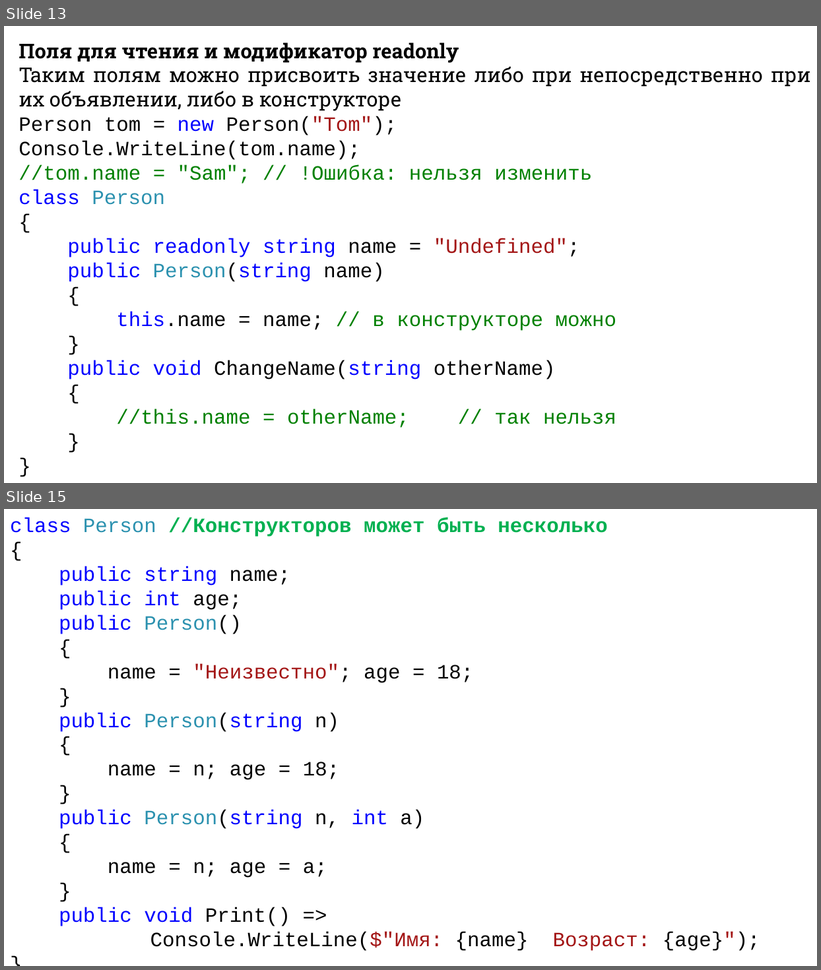
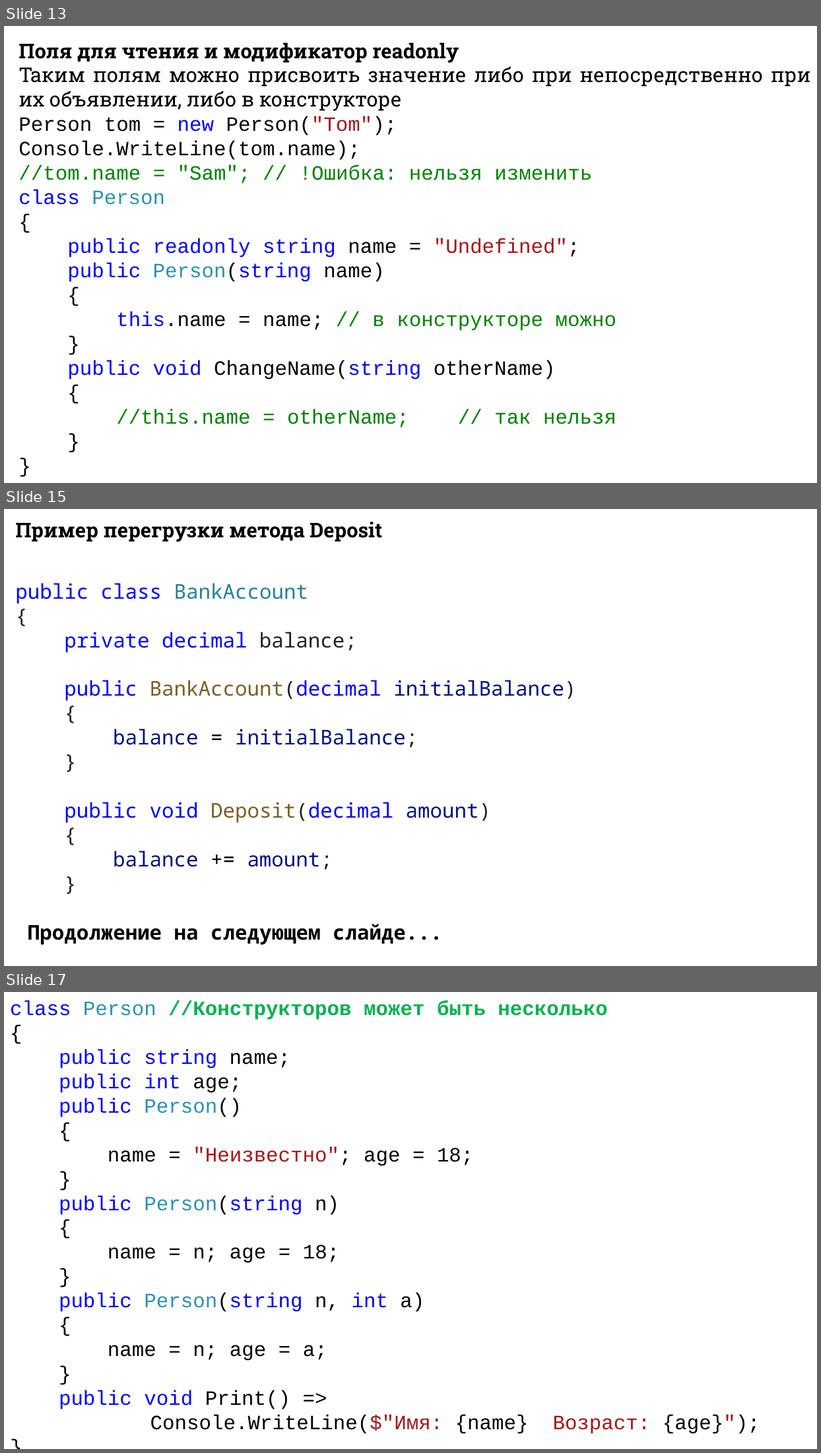
Before and after one commit to DaniilKlyukin/ITiP-1, a slide deck: Лекции/ИТиП лек 6 (практическая 3).pptx. Shown one above the other, each under a label of ours: slides 13 and 15 before the commit, slides 13, 15 and 17 after it; the slides between them are not shown. The pictures are 821x970 and 821x1453 pixels, drawn with LibreOffice and Linux fonts; fonts in the diff are those of the drawing. Boxes give left, top, right and bottom in pixels: in the first picture for what was removed or moved away, otherwise in the second. Text is boxed around its words. In the diff, an @@ line names an element or a change of style, - is before the commit and + after.

```diff
--- a/Лекции/ИТиП лек 6 (практическая 3).pptx
+++ b/Лекции/ИТиП лек 6 (практическая 3).pptx
@@ slide 15 added at bbox=[4, 509, 817, 966], background #FFFFFF @@
@@ text added at bbox=[15, 522, 576, 945], 24 pt, text #000000 @@
+Пример перегрузки метода Deposit
+public class BankAccount
+{
+private decimal balance;
+public BankAccount(decimal initialBalance)
+{
+balance = initialBalance;
+}
+public void Deposit(decimal amount)
+{
+balance += amount;
+}
+Продолжение на следующем слайде...
@@ what was slide 15 is now slide 17 @@
```
Also in this commit, not shown: 3 slides changed, 1 other slide added, 1 other file.
